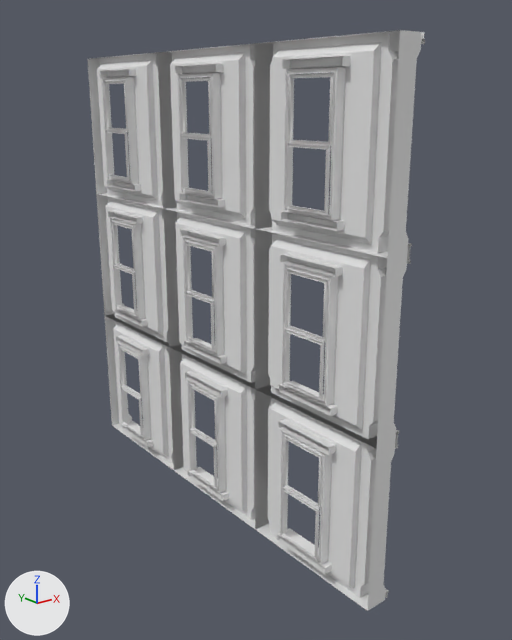
Before and after pictures for a commit that changed the FBX model Pitch_Prototype/Assets/Prefabs/Blockout Prefabs/ModularBuilding/WindowGroup.fbx.
One viewpoint serves both versions: a camera (50 mm lens) standing at (-25.4, -36.8, 17.2) and looking at (2.4, -2.1, 3.3). The axes (+X, +Y, +Z) are drawn at lower left. The lights are the same throughout.

Script lines for the objects in view, before the commit:
```python
me_plane_001 = bpy.data.meshes.new('Plane.001')
me_plane_001.from_pydata(...)  # 284 vertices, 232 faces; spans x -5.0..5.0, y -5.0..5.0, z -0.71..1.73
me_plane_001.materials.append(mat_wall)  # white #e7e7e7
ob_plane_001 = bpy.data.objects.new('Plane.001', me_plane_001)
ob_plane_001.location = (0.0, 0.0, 4.99)
ob_plane_001.rotation_euler = (0.0, 1.571, 0.0)  # degrees (0, 90, 0)
ob_plane_002 = bpy.data.objects.new('Plane.002', me_plane_001)
ob_plane_002.location = (0.0, 10.0, 4.99)
ob_plane_002.rotation_euler = (0.0, 1.571, 0.0)  # degrees (0, 90, 0)
ob_plane_003 = bpy.data.objects.new('Plane.003', me_plane_001)
ob_plane_003.location = (0.0, -10.0, 4.99)
ob_plane_003.rotation_euler = (0.0, 1.571, 0.0)  # degrees (0, 90, 0)
ob_plane_004 = bpy.data.objects.new('Plane.004', me_plane_001)
ob_plane_004.location = (0.0, 0.0, 14.99)
ob_plane_004.rotation_euler = (0.0, 1.571, 0.0)  # degrees (0, 90, 0)
ob_plane_005 = bpy.data.objects.new('Plane.005', me_plane_001)
ob_plane_005.location = (0.0, 10.0, 14.99)
ob_plane_005.rotation_euler = (0.0, 1.571, 0.0)  # degrees (0, 90, 0)
ob_plane_006 = bpy.data.objects.new('Plane.006', me_plane_001)
ob_plane_006.location = (0.0, -10.0, 14.99)
ob_plane_006.rotation_euler = (0.0, 1.571, 0.0)  # degrees (0, 90, 0)
ob_plane_186 = bpy.data.objects.new('Plane.186', me_plane_001)
ob_plane_186.location = (0.0, 0.0, -5.01)
ob_plane_186.rotation_euler = (0.0, 1.571, 0.0)  # degrees (0, 90, 0)
ob_plane_187 = bpy.data.objects.new('Plane.187', me_plane_001)
ob_plane_187.location = (0.0, 10.0, -5.01)
ob_plane_187.rotation_euler = (0.0, 1.571, 0.0)  # degrees (0, 90, 0)
ob_plane_188 = bpy.data.objects.new('Plane.188', me_plane_001)
ob_plane_188.location = (0.0, -10.0, -5.01)
ob_plane_188.rotation_euler = (0.0, 1.571, 0.0)  # degrees (0, 90, 0)
```
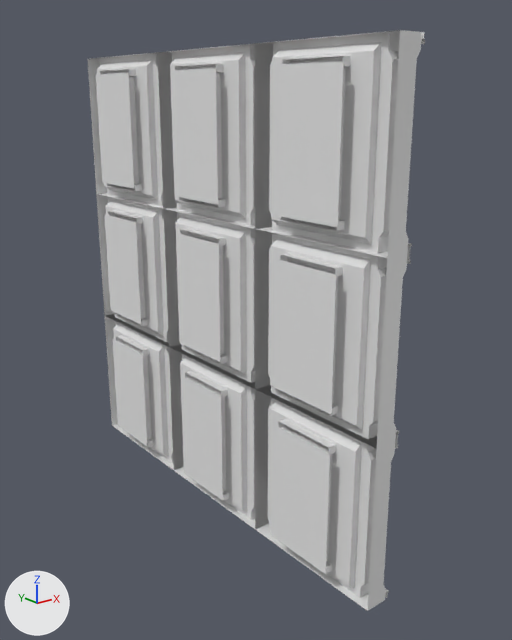
Diff of the bpy script that builds the scene:
```diff
--- a/Pitch_Prototype/Assets/Prefabs/Blockout Prefabs/ModularBuilding/WindowGroup.fbx.py
+++ b/Pitch_Prototype/Assets/Prefabs/Blockout Prefabs/ModularBuilding/WindowGroup.fbx.py
@@ me_plane_001 @@
 me_plane_001.from_pydata(...)  # 284 vertices, 232 faces; spans x -5.0..5.0, y -5.0..5.0, z -0.71..1.73
 # used by ob_plane_188; location = (0.0, -10.0, -5.01); rotation_euler = (0.0, 1.571, 0.0), in degrees (0, 90, 0)
 # verts and faces of me_plane_001; kept vertices keep their numbers, new ones are numbered from 284
+# me_plane_001 part 1
+verts[284] = (-3.82, -2.39, -0.73)  # pixel (218, 243)
+verts[285] = (3.82, -2.39, -0.73)  # pixel (220, 362)
+verts[286] = (-3.82, 2.39, -0.73)  # pixel (175, 232)
+verts[287] = (3.82, 2.39, -0.73)  # pixel (179, 343)
+faces += [(284, 285, 287, 286)]
 me_plane_001.materials.append(mat_wall)
```

Location of each change, [x1, y1, x2, y2] in pixels of the pictures (512 x 640 px):
part 1 of me_plane_001, added: after [96, 61, 343, 574]
